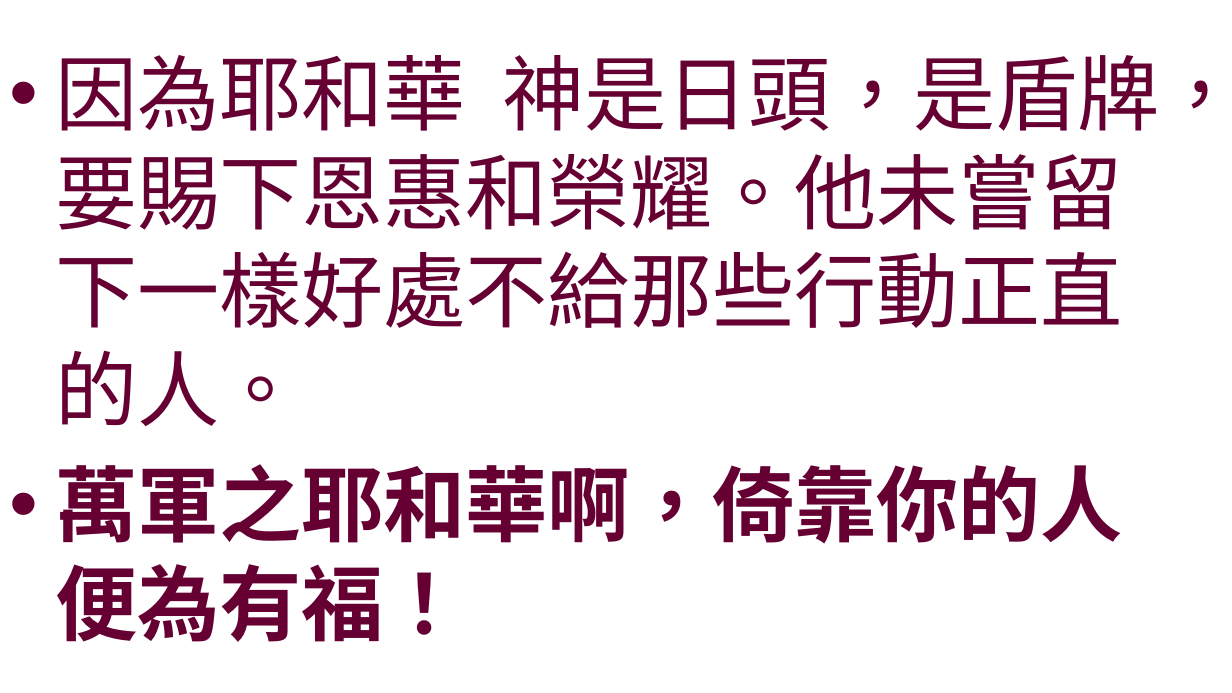
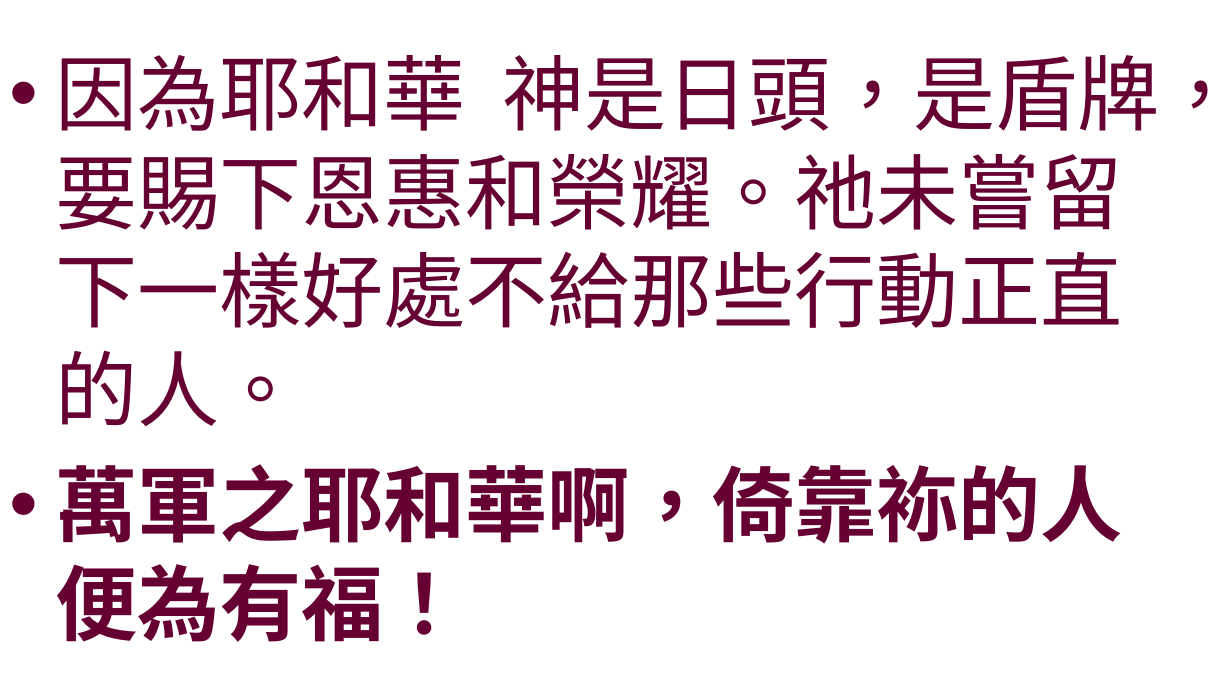
Before and after one commit to batisuoc/worship-resources, a slide deck: slide 7 of 110殿中敬拜.pptx. Drawn at 1232x693 pixels with LibreOffice and Linux fonts; fonts in the diff are those of the drawing; background and template pictures are left out. Boxes give left, top, right and bottom in pixels: in the first picture for what was removed or moved away, otherwise in the second. Text is boxed around its words. In the diff, an @@ line names an element or a change of style, - is before the commit and + after.

```diff
--- a/110殿中敬拜.pptx
+++ b/110殿中敬拜.pptx
@@ text at <box>55,55,1232,642</box>: text changed @@
-• 因為耶和華 神是日頭，是盾牌，要賜下恩惠和榮耀。他未嘗留下一樣好處不給那些行動正直的人。
-• 萬軍之耶和華啊，倚靠你的人便為有福！
+• 因為耶和華 神是日頭，是盾牌，要賜下恩惠和榮耀。祂未嘗留下一樣好處不給那些行動正直的人。
+• 萬軍之耶和華啊，倚靠袮的人便為有福！
```
Also in this commit, not shown: 5 other slides changed, 1 other file.
